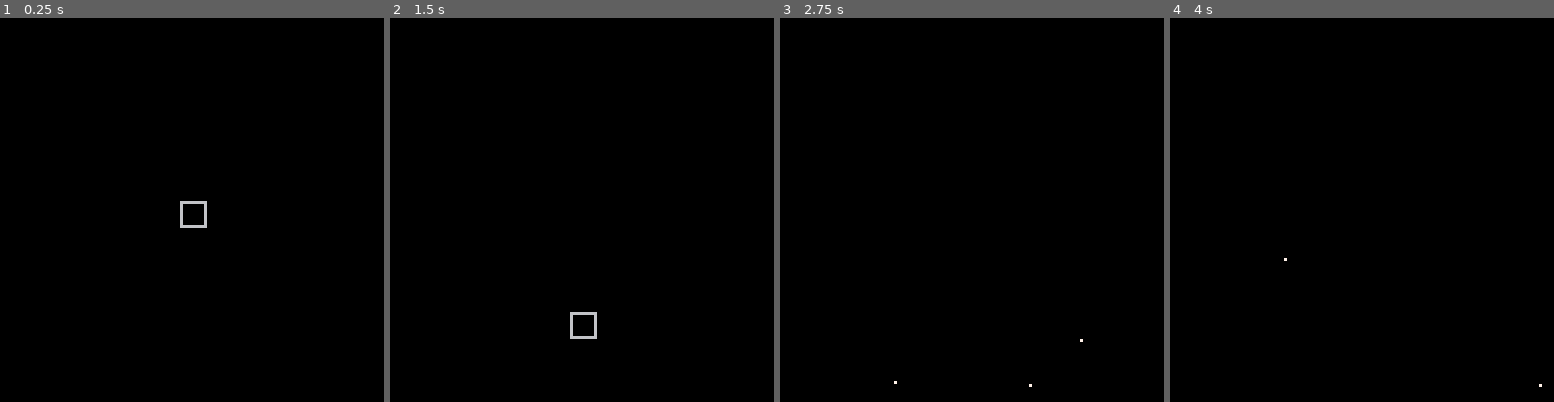
Above: before the commit, frames 1-4 (left to right).
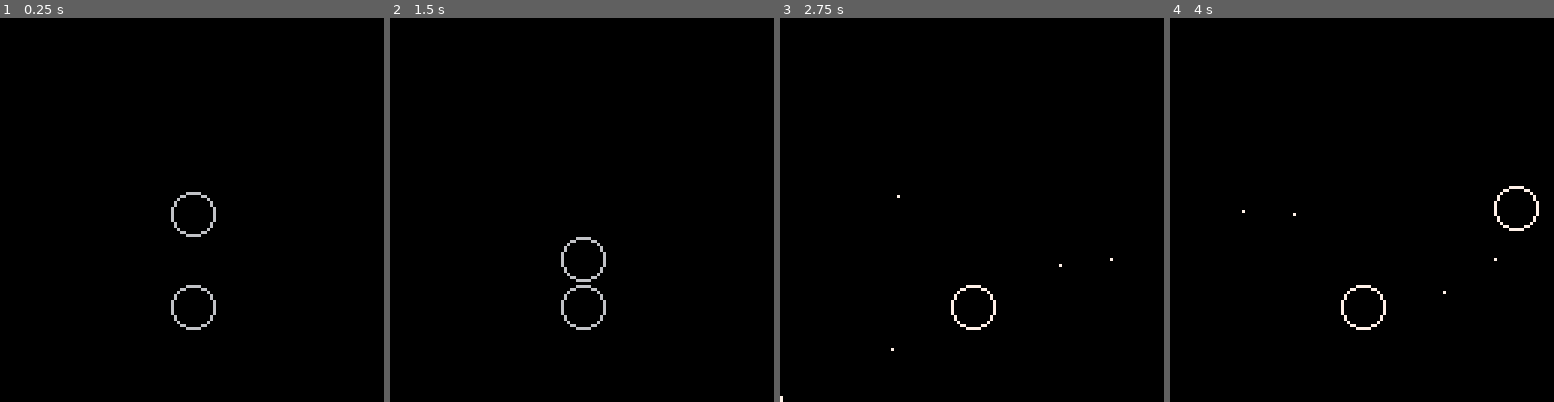
Above: after the commit, the same moments.

Repository: GraulierBrice/LudumDare48
Game: PICO-8 cartridge ludum-dare-48.p8
Two runs of this game, one before a commit and one after it. Both use one fixed random seed, a clock stepped at 60 frames per second and the inputs below.
Inputs:
- Up to frame 1 (0.25 s): no input
- Up to frame 2 (1.5 s): no input
- Up to frame 3 (2.75 s): hold Right 1.6-2.1 s; hold Up 2.15-2.42 s; hold Right from 2.47 s (still down)
- Up to frame 4 (4 s): release Right at 3.03 s; hold Left 3.08-3.58 s; hold Down 3.63-3.97 s

The runs differ from the first frame. In frame 1, 0.7% of the frame differs, in the area x 44-57%, y 45-82%; in frame 2, 0.7%; in frame 3, 0.3%; in frame 4, 0.5%.

Commit message:
collider rond et hit avec les balles

Diff:
--- a/ludum-dare-48.p8
+++ b/ludum-dare-48.p8
@@ -4,6 +4,7 @@
 
 function _init()
 	physics_start(1/30)
+    collider(64, 96, 8)
 	init_bullets(128)
 	spawn_player()
 end
@@ -17,6 +18,7 @@
 
 function _draw()
 	col_draw(colliders[1])
+	col_draw(colliders[2])
 	draw_bullets()
 end
 
@@ -24,7 +26,7 @@
 --player
 
 function spawn_player()
-	player=rigidbody(64, 64, 0, 8, 8, 0, 0, 0, nil)
+	player=rigidbody(64, 64, 8, 0, 0, 0.25, nil)
 	player.firerate=0.25
 	player.nextshoot=0
 end
@@ -38,11 +40,15 @@
 			elseif btn(1) then dir = vector(1,0)
 			elseif btn(2) then dir = vector(0,-1)
 			elseif btn(3) then dir = vector(0,1) end
-			local b=bullet_straight(player.pos, vec_mul(dir, vector(32,32)), 7, 0)
+			local b=bullet_straight(vec_add(player.pos, vec_mul(dir, vector(player.radius+2,player.radius+2))), vec_mul(dir, vector(32,32)), 7, 0)
 			player.nextshoot = time() + player.firerate
 			player.vel = vec_add(player.vel, vec_mul(vector(-32,-32), dir))
 		end
 	end
+end
+
+function kill_player()
+	_init()
 end
 
 -->8
@@ -89,6 +95,9 @@
 			bullets[i].lifetime = bullets[i].lifetime - phy.dt
 			if bullets[i].move then
 				bullets[i].move(bullets[i])
+				if col_overlap_point(player, bullets[i].pos) then
+					kill_player()
+				end
 			end
 		end
 	end
@@ -121,12 +130,10 @@
 	end
 end
 
-function rigidbody(x, y, r, w, h, friction, drag, bounce, on_hit)
-	local rb = collider(x, y, r, w, h, false, on_hit)
+function rigidbody(x, y, r, friction, drag, bounce, on_hit)
+	local rb = collider(x, y, r, false, on_hit)
 	rb.acc = vector(0, 0)
 	rb.vel = vector(0, 0)
-	rb.mom = 0
-	rb.tor = 0
     rb.friction = friction
     rb.drag = drag
     rb.bounce = bounce
@@ -134,10 +141,9 @@
 	return rb
 end
 
-function collider(x, y, r, w, h, trg, on_hit, ign)
+function collider(x, y, r, trg, on_hit, ign)
 	local c = transform(x, y, r)
-	c.w = w
-	c.h = h
+	c.radius = r
 	c.trg = trg
 	c.on_hit = on_hit
 	if (not ign) then
@@ -160,9 +166,6 @@
 		end
 		if (not col.trg) then
 			local norm = col_normal(data.new_col, hit)
-			local loc_hit = inv_tr_point(data.new_col, hit)
-			local loc_hit_norm = inv_tr_vector(data.new_col, norm)
-			local loc_hit_tan =  mul_mat_vec(rot_matrix(0.25), loc_hit_norm)
 			local dv = vec_dot(data.new_vel, norm) * (1 + rb.bounce)
 			local delta_v = vec_mul(vector(-dv,-dv),norm)
 			data.new_vel = vec_add(data.new_vel, delta_v)
@@ -180,11 +183,7 @@
 	local new_vel = vec_add(rb.vel, vec_mul(new_acc, vector(phy.dt, phy.dt)))
 	local new_pos = vec_add(rb.pos, vec_mul(new_vel, vector(phy.dt, phy.dt)))
 
-	local new_tor = rb.tor - rb.mom * rb.drag
-	local new_mom = rb.mom + new_tor * phy.dt
-	local new_rot = rb.rot + new_mom * phy.dt
-
-	local new_col = collider(new_pos.x, new_pos.y, new_rot, rb.w, rb.h, false, rb.on_hit, true)
+	local new_col = collider(new_pos.x, new_pos.y, rb.radius, false, rb.on_hit, true)
 
 	local data = {new_col=new_col, new_vel=new_vel, new_pos=new_pos}
 
@@ -200,132 +199,31 @@
 	rb.acc = vector(0,0)
 	rb.vel = data.new_vel
 	rb.pos = data.new_pos
-	rb.mom = new_mom
-	rb.rot = new_rot % 1
-
 end
 
 function col_overlap_point(c, p)
-	local q=tr_point(c, p)
-	local ul=col_loc_ul_corner(c)
-	local br=col_loc_br_corner(c)
-
-	return ul.x <= q.x and q.x <= br.x and br.y <= q.y and q.y <= ul.y
+	local dist = vec_len(vec_sub(c.pos, p))
+    return dist < c.radius
 end
 
 function col_overlap_col(c1, c2)
-	local pts={}
-	if (col_overlap_point(c1, col_ur_corner(c2))) add(pts, col_ur_corner(c2))
-	if (col_overlap_point(c1, col_ul_corner(c2))) add(pts, col_ul_corner(c2))
-	if (col_overlap_point(c1, col_br_corner(c2))) add(pts, col_br_corner(c2))
-	if (col_overlap_point(c1, col_bl_corner(c2))) add(pts, col_bl_corner(c2))
-	if (col_overlap_point(c2, col_ur_corner(c1))) add(pts, col_ur_corner(c1))
-	if (col_overlap_point(c2, col_ul_corner(c1))) add(pts, col_ul_corner(c1))
-	if (col_overlap_point(c2, col_br_corner(c1))) add(pts, col_br_corner(c1))
-	if (col_overlap_point(c2, col_bl_corner(c1))) add(pts, col_bl_corner(c1))
-	if (#pts > 0) then
-		local contact = vector(0,0)
-		for i=1,#pts do
-			contact = vec_add(contact, pts[i])
-		end
-		contact = vec_mul(contact, vector(1/#pts, 1/#pts))
-		return contact
-	end
-	return false
+    local offs=vec_sub(c2.pos, c1.pos)
+    local dist=vec_len(offs)
+    local dir=vec_norm(offs)
+    if dist < c1.radius*2 or dist < c2.radius*2 then
+        return vec_add(c1.pos, vec_mul(dir, vector(c1.radius, c1.radius)))
+    else
+        return false
+    end
 end
 
 function col_normal(c, p)
-	local q=tr_point(c, p)
-	local n
-	local angle = atan2(q.x, q.y)
-	local threshold = 0.125--atan2(c.w/2, c.h/2)
-		if (angle<threshold)  then n = col_left(c)
-	elseif (angle==threshold) then n = vec_add(col_left(c), col_up(c))
-	elseif (angle<threshold*3)  then n = col_up(c)
-	elseif (angle==threshold*3) then n = vec_add(col_right(c), col_up(c))
-	elseif (angle<threshold*5)  then n = col_right(c)
-	elseif (angle==threshold*5) then n = vec_add(col_right(c), col_down(c))
-	elseif (angle<threshold*7)  then n = col_down(c)
-	elseif (angle==threshold*7) then n = vec_add(col_left(c), col_down(c))
-	else                       n = col_left(c)
-	end
-	return vec_norm(n)
+	local offs=vec_sub(p, c.pos)
+    return vec_norm(offs)
 end
 
 function col_draw(c)
-	local ul=col_ul_corner(c)
-	local br=col_br_corner(c)
-	local bl=col_bl_corner(c)
-	local ur=col_ur_corner(c)
-
-	line(ur.x, ur.y, br.x, br.y)
-	line(ur.x, ur.y, ul.x, ul.y)
-	line(br.x, br.y, bl.x, bl.y)
-	line(ul.x, ul.y, bl.x, bl.y)
-end
-
-function col_up(c)
-	return inv_tr_vector(c, col_loc_up(c))
-end
-
-function col_down(c)
-	return inv_tr_vector(c, col_loc_down(c))
-end
-
-function col_left(c)
-	return inv_tr_vector(c, col_loc_left(c))
-end
-
-function col_right(c)
-	return inv_tr_vector(c, col_loc_right(c))
-end
-
-function col_ul_corner(c)
-	return vec_add(c.pos, vec_add(col_up(c), col_left(c)))
-end
-
-function col_ur_corner(c)
-	return vec_add(c.pos, vec_add(col_up(c), col_right(c)))
-end
-
-function col_bl_corner(c)
-	return vec_add(c.pos, vec_add(col_down(c), col_left(c)))
-end
-
-function col_br_corner(c)
-	return vec_add(c.pos, vec_add(col_down(c), col_right(c)))
-end
-
-function col_loc_up(c)
-	return vector(0,c.h*0.5)
-end
-
-function col_loc_down(c)
-	return vector(0,-c.h*0.5)
-end
-
-function col_loc_left(c)
-	return vector(-c.w*0.5,0)
-end
-
-function col_loc_right(c)
-	return vector(c.w*0.5,0)
-end
-
-function col_loc_ul_corner(c)
-	return vec_add(col_loc_up(c), col_loc_left(c))
-end
-
-function col_loc_ur_corner(c)
-	return vec_add(col_loc_up(c), col_loc_right(c))
-end
-
-function col_loc_bl_corner(c)
-	return vec_add(col_loc_down(c), col_loc_left(c))
-end
-
-function col_loc_br_corner(c)
-	return vec_add(col_loc_down(c), col_loc_right(c))
+    circ(c.pos.x, c.pos.y, 7)
 end
 
 -->8
@@ -363,63 +261,16 @@
 	end
 end
 
-function matrix(c00, c01, c10, c11)
-	return {c00, c01, c10, c11}
-end
-
-function mtx_inv(m)
-	local d=m[1]*m[4]-m[2]*m[3]
-	if (d!=0) then
-		return matrix(d*m[4], -d*m[2], -d*m[3], d*m[1])
-	else
-		return m
-	end
-end
-
-function rot_matrix(a)
-	local c=cos(a)
-	local s=sin(a)
-	return matrix(c, -s, s, c)
-end
-
-function mul_mat_vec(m, v)
-	return vector(m[1]*v.x + m[2]*v.y, m[3]*v.x + m[4]*v.y)
-end
-
-function transform(x, y, rot)
-	return {pos=vector(x, y), rot=rot}
-end
-
-function tr_vector(t, v)
-	return mul_mat_vec(rot_matrix(t.rot), v)
+function transform(x, y)
+	return {pos=vector(x, y)}
 end
 
 function tr_point(t, p)
-	return tr_vector(t, vec_sub(p, t.pos))
-end
-
-function inv_tr_vector(t, v)
-	return mul_mat_vec(mtx_inv(rot_matrix(t.rot)), v)
+	return vec_sub(p, t.pos)
 end
 
 function inv_tr_point(t, p)
-	return vec_add(t.pos, inv_tr_vector(t, vec_sub(p, t.pos)))
-end
-
-function tr_up(t)
-	return tr_vector(t, vector(0,1))
-end
-
-function tr_down(t)
-	return tr_vector(t, vector(0,-1))
-end
-
-function tr_right(t)
-	return tr_vector(t, vector(1,0))
-end
-
-function tr_left(t)
-	return tr_vector(t, vector(-1,0))
+	return vec_add(p, t.pos)
 end
 
 __gfx__
